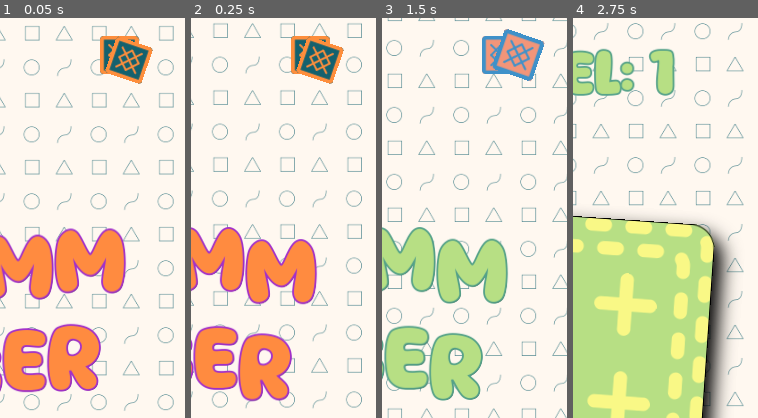
Above: before the commit, frames 1-4 (left to right).
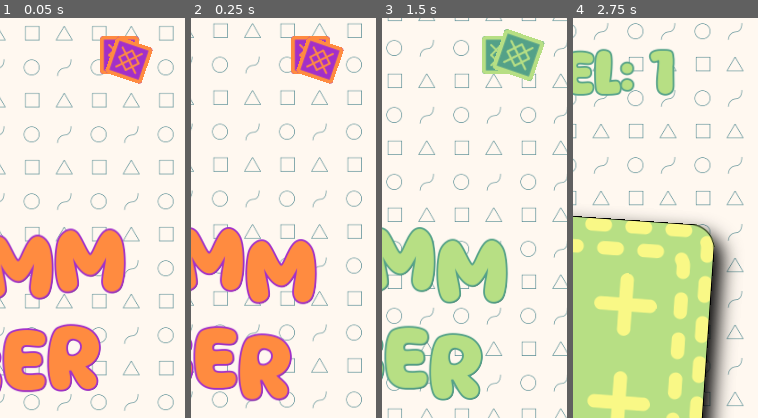
Above: after the commit, the same moments.

Repository: magopian/rummager
Game: Godot game, scene res://start_menu.tscn
Same seed, same stepped clock (60 frames per second), same inputs: the game is played once before the commit and once after it. Sound files missing from this copy of the repository are replaced by a short silence.
Inputs (mouse positions are % of the whole screen's width and height, from its top left):
- Up to frame 1 (0.05 s): no input
- Up to frame 2 (0.25 s): no input
- Up to frame 3 (1.5 s): click (82, 5) at 0.5 s; click (87, 5) at 1.25 s
- Up to frame 4 (2.75 s): click "START" at 2 s
The pictures show only the part of the screen within x 50-100%, y 0-50%; the shares and areas given below are measured in that part.

The runs differ from the first frame. In frame 1, 1.6% of the frame differs, in the area x 54-83%, y 4-17%; in frame 2, 1.6%; in frame 3, 3.2%, in the area x 54-89%, y 2-16%; in frame 4, nothing differs.

Commit message:
Animate the palette button to draw some attention to it

Diff:
--- a/palette_button.gd
+++ b/palette_button.gd
@@ -4,15 +4,36 @@
 @onready var card_1: TextureButton = %Card1
 @onready var card_2: TextureButton = %Card2
 
+
+var tween: Tween
+
+
 func _ready() -> void:
 	Global.user_prefs.apply_preferences()
 	card_1.pressed.connect(_on_card_pressed)
 	card_2.pressed.connect(_on_card_pressed)
-	card_1.change_palette_to(Global.get_next_palette())
-	card_2.change_palette_to(Global.get_next_palette())
+	pivot_offset = size / 2
+	animate_palette_switching()
+
+
+func animate_palette_switching() -> void:
+	if tween and tween.is_running():
+		tween.stop()
+	tween = create_tween().set_ease(Tween.EASE_IN_OUT).set_trans(Tween.TRANS_CUBIC)
+	tween.tween_interval(2)
+	tween.tween_callback(change_palette_to.bind(Global.get_next_palette()))
+	tween.parallel().tween_property(self, "rotation_degrees", 5, 0.2)
+	tween.tween_property(self, "rotation_degrees", -5, 0.4)
+	tween.tween_property(self, "rotation_degrees", 0, 0.2)
+	tween.tween_callback(change_palette_to.bind(Global.palette))
+	tween.set_loops()
 
 
 func _on_card_pressed() -> void:
 	Global.change_palette()
-	card_1.call_deferred("change_palette_to", Global.get_next_palette())
-	card_2.call_deferred("change_palette_to", Global.get_next_palette())
+	animate_palette_switching()
+
+
+func change_palette_to(palette: int) -> void:
+	card_1.change_palette_to(palette)
+	card_2.change_palette_to(palette)
